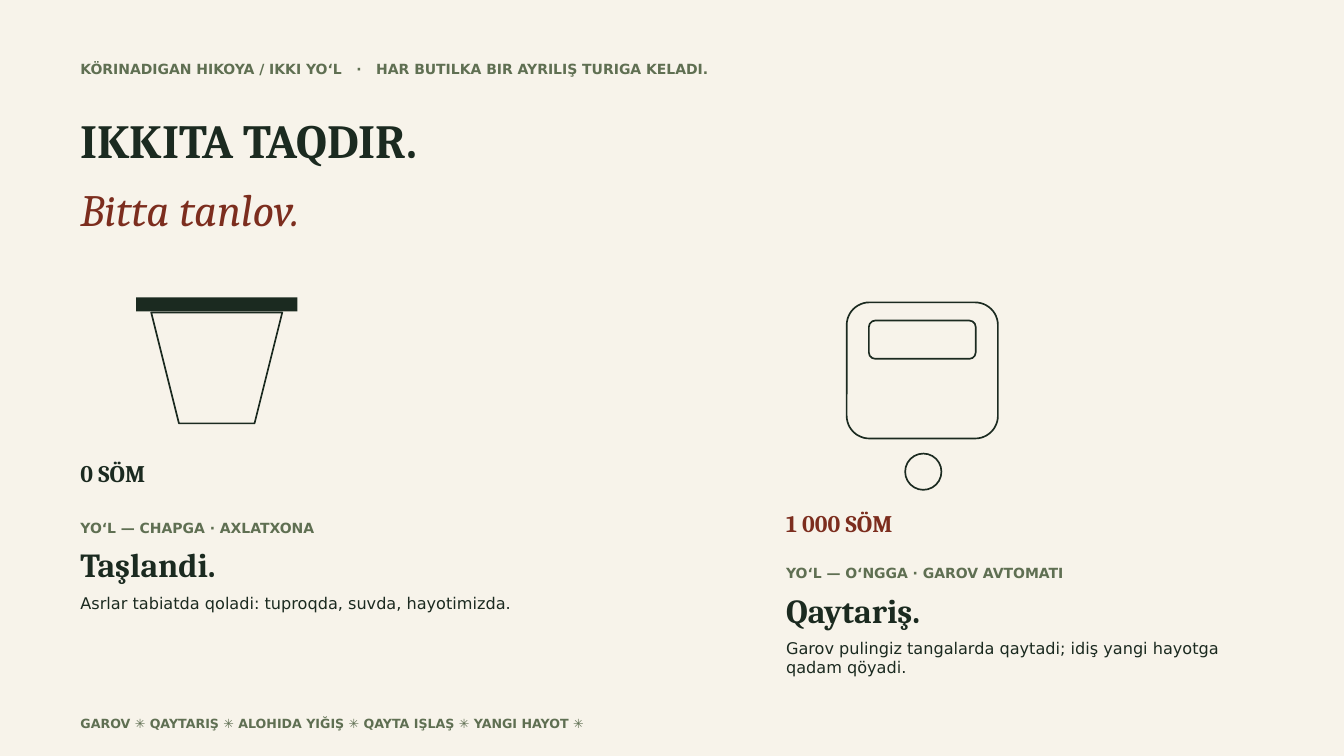
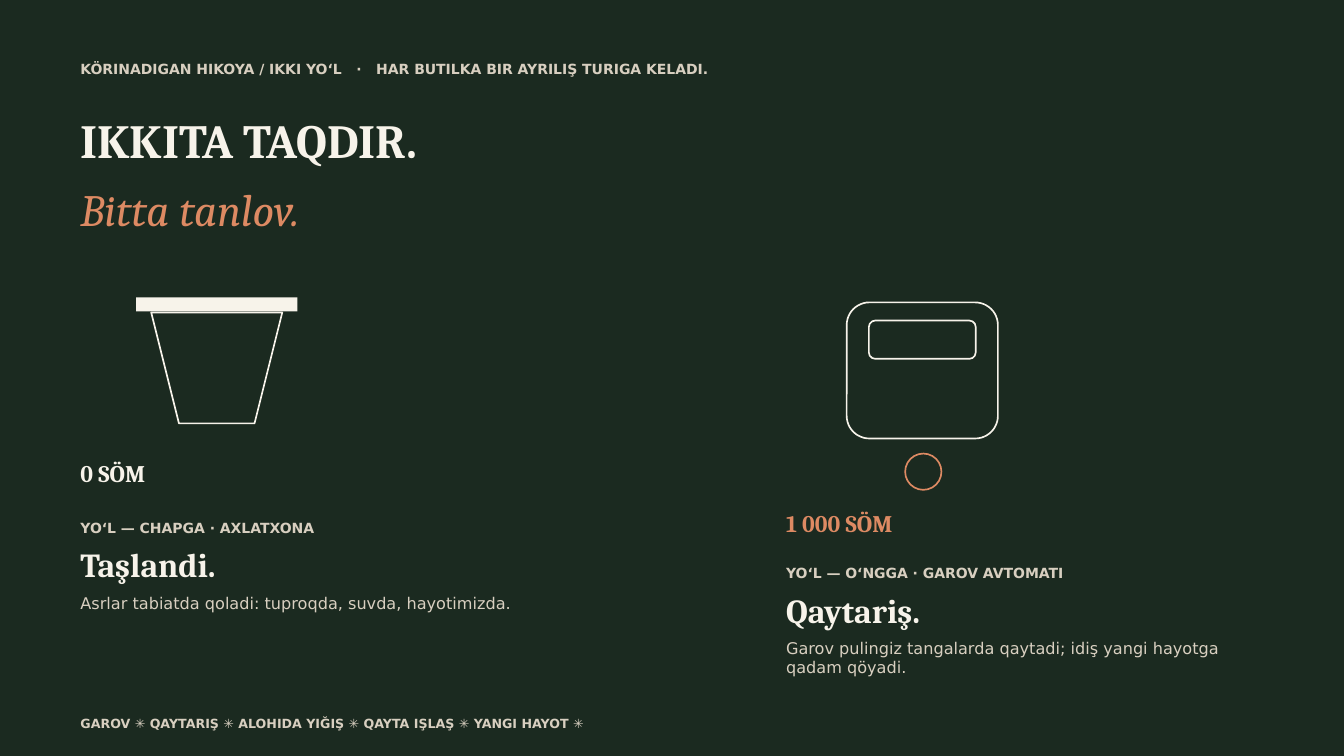
Before and after one commit to jasur-ai/brag, a slide deck: slide 4 of ekologiya-taqdimot.pptx. Drawn at 1344x756 pixels with LibreOffice and Linux fonts; fonts in the diff are those of the drawing. Boxes give left, top, right and bottom in pixels: in the first picture for what was removed or moved away, otherwise in the second. Text is boxed around its words. In the diff, an @@ line names an element or a change of style, - is before the commit and + after.

```diff
--- a/ekologiya-taqdimot.pptx
+++ b/ekologiya-taqdimot.pptx
@@ background #FFFFFF to #1B2A20 @@
@@ rectangle removed at [0,0,1344,756] @@
@@ text "KÖRINADIGAN HIKOYA / IKKI YO‘L ..." at [80,62,708,77]: text colour #5F6F52 to #D8CFC0 @@
@@ text "IKKITA TAQDIR." at [80,125,418,166]: text colour #1B2A20 to #F7F3EA @@
@@ text "Bitta tanlov." at [80,195,299,227]: text colour #7C2D1E to #DD8A63 @@
@@ rectangle at [136,297,297,312]: fill #1B2A20 to #F7F3EA @@
@@ outline #1B2A20 1.2 pt to #F7F3EA 1.2 pt in 3 elements at [869,321,976,359], [151,313,282,423], [847,302,998,439] @@
@@ rounded rectangle: place and size @@
-rounded rectangle at [869,321,976,359]
+rounded rectangle at [847,302,998,439]
@@ rounded rectangle: place and size @@
-rounded rectangle at [847,302,998,439]
+rounded rectangle at [869,321,976,359]
@@ text "0 SÖM" at [80,461,145,483]: text colour #1B2A20 to #F7F3EA @@
@@ ellipse at [905,454,942,490]: outline #1B2A20 1.2 pt to #DD8A63 1.2 pt @@
@@ text "1 000 SÖM" at [786,511,893,533]: text colour #7C2D1E to #DD8A63 @@
@@ text "YO‘L — CHAPGA · AXLATXONA" at [80,522,511,613]: text colour #5F6F52 to #D8CFC0 in "YO‘L — CHAPGA · AXLATXONA"; text colour #1B2A20 to #F7F3EA in "Taşlandi."; text colour #1B2A20 to #D8CFC0 in "Asrlar tabiatda qoladi: tuproqda, suvda, hayotimizda." @@
@@ text "YO‘L — O‘NGGA · GAROV ..." at [786,567,1219,677]: text colour #5F6F52 to #D8CFC0 in "YO‘L — O‘NGGA · GAROV AVTOMATI"; text colour #1B2A20 to #F7F3EA in "Qaytariş."; text colour #1B2A20 to #D8CFC0 in "Garov pulingiz tangalarda qaytadi; idiş yangi hayotga ..." @@
@@ text "GAROV ✳ QAYTARIŞ ✳ ALOHIDA ..." at [80,718,569,731]: text colour #5F6F52 to #D8CFC0 @@
```
Also in this commit, not shown: 13 other slides changed.
